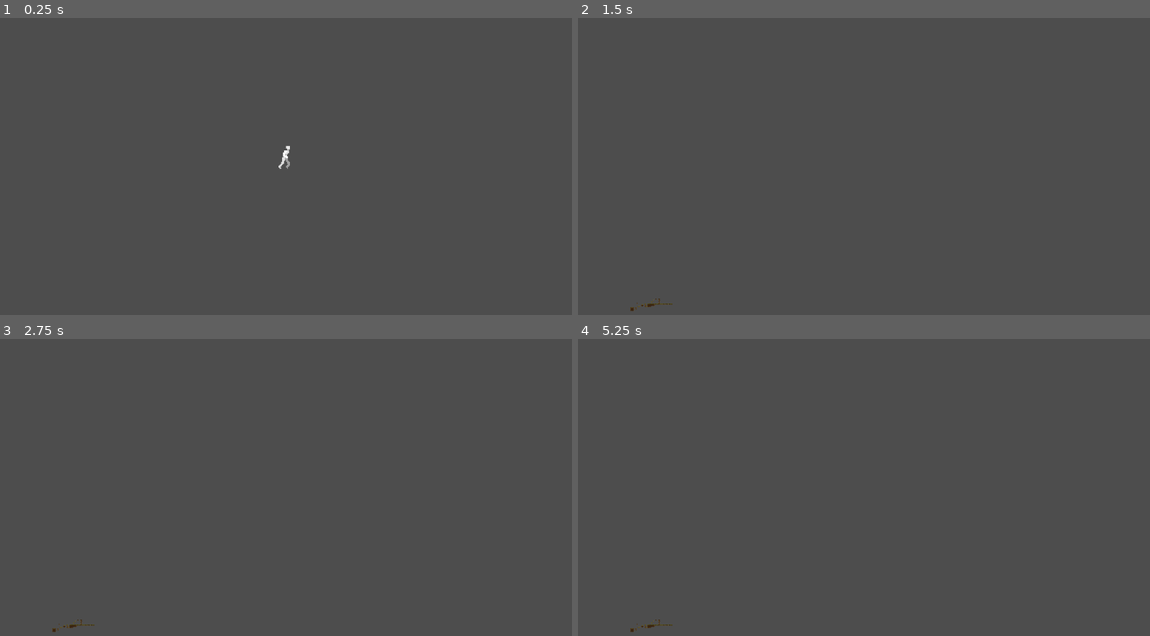
Above: before the commit, frames 1-4 (two rows, left to right).
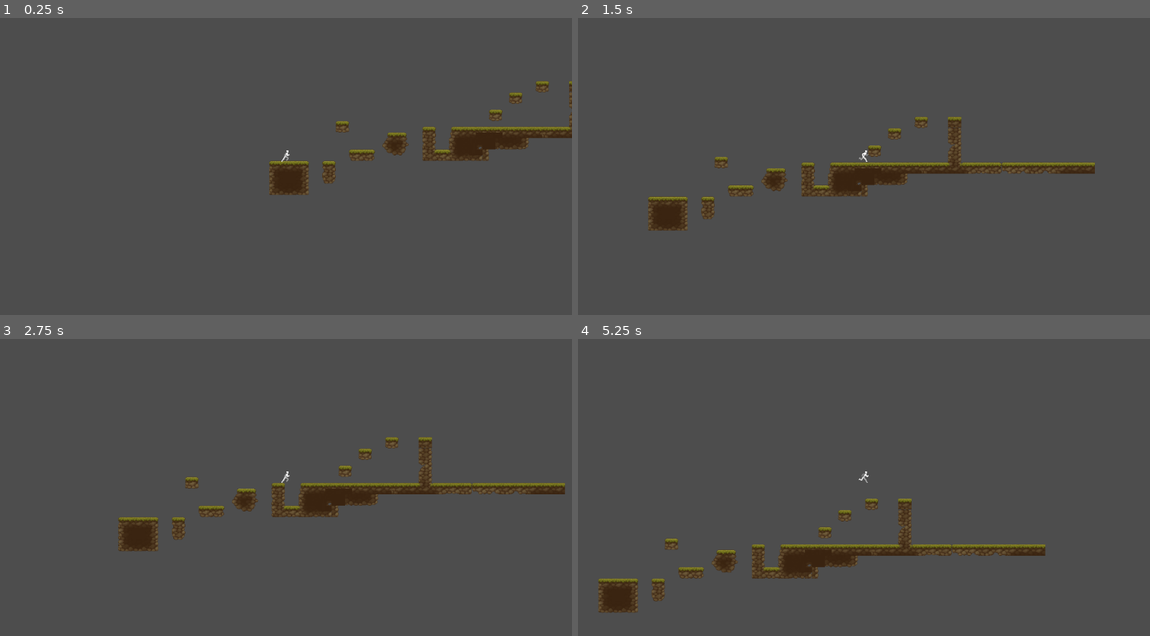
Above: after the commit, the same moments.

Repository: 20Cuneyt10/Loop
Game: Godot game, scene res://Scenes/Main.tscn
Same seed, same stepped clock (60 frames per second), same inputs: the game is played once before the commit and once after it.
Inputs:
- Up to frame 1 (0.25 s): no input
- Up to frame 2 (1.5 s): tap Enter (ui_accept) at 0.5, 0.77 s; hold Right (ui_right) from 0.53 s (still down)
- Up to frame 3 (2.75 s): tap Enter (ui_accept) at 1.52 s; release Right (ui_right) at 2.03 s; hold Left (ui_left) from 2.03 s (still down)
- Up to frame 4 (5.25 s): release Left (ui_left) at 2.78 s; hold Right (ui_right) 2.78-4.28 s; tap Enter (ui_accept) at 3.02, 3.5, 3.77, 4.52 s; hold Left (ui_left) 4.28-5.03 s; hold Right (ui_right) from 5.03 s (still down)

The runs differ from the first frame. In frame 1, 3.7% of the frame differs, in the area x 47-100%, y 21-60%; in frame 2, 4.9%; in frame 3, 5.0%, in the area x 9-99%, y 33-99%; in frame 4, 4.9%.

Commit message:
Oyun tamamlanmadı :)

Diff:
--- a/Codes/Player.gd
+++ b/Codes/Player.gd
@@ -1,11 +1,12 @@
 extends CharacterBody2D
 
 
-const SPEED = 300.0
+const SPEED = 150.0
 const JUMP_VELOCITY = -400.0
-
+@onready var animation_player = $Sprite2D/AnimationPlayer as AnimationPlayer
 
 func _physics_process(delta: float) -> void:
+	animation_player.play("Run")
 	# Add the gravity.
 	if not is_on_floor():
 		velocity += get_gravity() * delta
@@ -22,7 +23,7 @@
 	else:
 		velocity.x = move_toward(velocity.x, 0, SPEED)
 	if position.y > 800 :
-		queue_free()
+		get_tree().reload_current_scene()
 	print(velocity.y)
 	print(velocity.x)
 
--- a/Scenes/Floor.tscn
+++ b/Scenes/Floor.tscn
@@ -1,9 +1,6 @@
-[gd_scene load_steps=5 format=4 uid="uid://d1p1yo827ol4u"]
+[gd_scene load_steps=17 format=4 uid="uid://d1p1yo827ol4u"]
 
 [ext_resource type="Texture2D" uid="uid://2n024mffs15o" path="res://Textures/TX Tileset Ground.png" id="2_forq7"]
-
-[sub_resource type="RectangleShape2D" id="RectangleShape2D_hs8ly"]
-size = Vector2(96, 34)
 
 [sub_resource type="TileSetAtlasSource" id="TileSetAtlasSource_hp6cg"]
 texture = ExtResource("2_forq7")
@@ -670,12 +667,47 @@
 [sub_resource type="TileSet" id="TileSet_e2nk5"]
 sources/0 = SubResource("TileSetAtlasSource_hp6cg")
 
+[sub_resource type="RectangleShape2D" id="RectangleShape2D_v07tb"]
+size = Vector2(32, 64)
+
+[sub_resource type="RectangleShape2D" id="RectangleShape2D_vtoqu"]
+size = Vector2(60, 33)
+
+[sub_resource type="RectangleShape2D" id="RectangleShape2D_8pyqe"]
+size = Vector2(33, 34)
+
+[sub_resource type="RectangleShape2D" id="RectangleShape2D_hs8ly"]
+size = Vector2(97, 91)
+
+[sub_resource type="RectangleShape2D" id="RectangleShape2D_n40f1"]
+size = Vector2(63, 69)
+
+[sub_resource type="RectangleShape2D" id="RectangleShape2D_dp6xh"]
+size = Vector2(30, 97)
+
+[sub_resource type="RectangleShape2D" id="RectangleShape2D_sm533"]
+size = Vector2(129, 31)
+
+[sub_resource type="RectangleShape2D" id="RectangleShape2D_q52hj"]
+size = Vector2(186, 68)
+
+[sub_resource type="RectangleShape2D" id="RectangleShape2D_tdbb0"]
+size = Vector2(449, 34)
+
+[sub_resource type="RectangleShape2D" id="RectangleShape2D_qrg6x"]
+size = Vector2(36, 34)
+
+[sub_resource type="RectangleShape2D" id="RectangleShape2D_clqsx"]
+size = Vector2(34, 33)
+
+[sub_resource type="RectangleShape2D" id="RectangleShape2D_ovs0q"]
+size = Vector2(33, 35)
+
+[sub_resource type="RectangleShape2D" id="RectangleShape2D_jbi2e"]
+size = Vector2(36, 131)
+
 [node name="Floor" type="StaticBody2D"]
 position = Vector2(87, 30)
-metadata/_edit_group_ = true
-
-[node name="Hitbox" type="CollisionShape2D" parent="."]
-shape = SubResource("RectangleShape2D_hs8ly")
 
 [node name="TileMapLayer" type="TileMapLayer" parent="."]
 tile_map_data = PackedByteArray("AAD9//7/AAAAAAAAAAD9////AAAAAAEAAAD9/wAAAAAAAAIAAAD9/wEAAAAAAAMAAAD9/wIAAAAAAAQAAAD9/w …(3632 unchanged characters)…
@@ -683,3 +715,55 @@
 
 [node name="TileMapLayer" type="TileMapLayer" parent="TileMapLayer"]
 tile_set = SubResource("TileSet_e2nk5")
+
+[node name="CollisionShape2D" type="CollisionShape2D" parent="."]
+position = Vector2(96, 0)
+shape = SubResource("RectangleShape2D_v07tb")
+
+[node name="CollisionShape2D2" type="CollisionShape2D" parent="."]
+position = Vector2(176, -46.5)
+shape = SubResource("RectangleShape2D_vtoqu")
+
+[node name="CollisionShape2D3" type="CollisionShape2D" parent="."]
+position = Vector2(126.5, -127)
+shape = SubResource("RectangleShape2D_8pyqe")
+
+[node name="Hitbox" type="CollisionShape2D" parent="."]
+position = Vector2(0.5, 15.5)
+shape = SubResource("RectangleShape2D_hs8ly")
+
+[node name="CollisionShape2D4" type="CollisionShape2D" parent="."]
+position = Vector2(256.5, -79.5)
+shape = SubResource("RectangleShape2D_n40f1")
+
+[node name="CollisionShape2D5" type="CollisionShape2D" parent="."]
+position = Vector2(336, -79.5)
+shape = SubResource("RectangleShape2D_dp6xh")
+
+[node name="CollisionShape2D6" type="CollisionShape2D" parent="."]
+position = Vector2(414.5, -47.5)
+shape = SubResource("RectangleShape2D_sm533")
+
+[node name="CollisionShape2D7" type="CollisionShape2D" parent="."]
+position = Vector2(483, -96)
+shape = SubResource("RectangleShape2D_q52hj")
+
+[node name="CollisionShape2D8" type="CollisionShape2D" parent="."]
+position = Vector2(798.5, -113)
+shape = SubResource("RectangleShape2D_tdbb0")
+
+[node name="CollisionShape2D9" type="CollisionShape2D" parent="."]
+position = Vector2(496, -161)
+shape = SubResource("RectangleShape2D_qrg6x")
+
+[node name="CollisionShape2D10" type="CollisionShape2D" parent="."]
+position = Vector2(543, -209.5)
+shape = SubResource("RectangleShape2D_clqsx")
+
+[node name="CollisionShape2D11" type="CollisionShape2D" parent="."]
+position = Vector2(606.5, -240.5)
+shape = SubResource("RectangleShape2D_ovs0q")
+
+[node name="CollisionShape2D12" type="CollisionShape2D" parent="."]
+position = Vector2(688, -192.5)
+shape = SubResource("RectangleShape2D_jbi2e")
--- a/Scenes/Main.tscn
+++ b/Scenes/Main.tscn
@@ -8,12 +8,12 @@
 
 [node name="Floor" parent="." instance=ExtResource("2_ou2um")]
 position = Vector2(109, 635)
-scale = Vector2(0.0794046, 0.0800003)
+scale = Vector2(0.279855, 0.24)
 script = ExtResource("3_1tr6y")
 
 [node name="Player" parent="." instance=ExtResource("1_6aelf")]
-position = Vector2(109, 107)
-scale = Vector2(0.0794046, 0.0800003)
+position = Vector2(107, 617)
+scale = Vector2(0.04, 0.041)
 
 [node name="Camera2D" type="Camera2D" parent="Player"]
 zoom = Vector2(3, 3)
--- a/Scenes/Player.tscn
+++ b/Scenes/Player.tscn
@@ -6,8 +6,8 @@
 [sub_resource type="RectangleShape2D" id="RectangleShape2D_3rw67"]
 size = Vector2(112, 193)
 
-[sub_resource type="Animation" id="Animation_13o0q"]
-resource_name = "Run"
+[sub_resource type="Animation" id="Animation_yimb0"]
+length = 0.8
 step = 0.0
 tracks/0/type = "value"
 tracks/0/imported = false
@@ -22,8 +22,10 @@
 "values": [0, 1, 2, 3, 4, 5, 6]
 }
 
-[sub_resource type="Animation" id="Animation_yimb0"]
-length = 0.001
+[sub_resource type="Animation" id="Animation_13o0q"]
+resource_name = "Run"
+length = 0.8
+step = 0.0
 tracks/0/type = "value"
 tracks/0/imported = false
 tracks/0/enabled = true
@@ -31,10 +33,10 @@
 tracks/0/interp = 1
 tracks/0/loop_wrap = true
 tracks/0/keys = {
-"times": PackedFloat32Array(0),
-"transitions": PackedFloat32Array(1),
+"times": PackedFloat32Array(0.1, 0.2, 0.3, 0.4, 0.5, 0.6, 0.7),
+"transitions": PackedFloat32Array(1, 1, 1, 1, 1, 1, 1),
 "update": 1,
-"values": [0]
+"values": [0, 1, 2, 3, 4, 5, 6]
 }
 
 [sub_resource type="AnimationLibrary" id="AnimationLibrary_sv213"]
@@ -54,6 +56,7 @@
 [node name="Sprite2D" type="Sprite2D" parent="."]
 texture = ExtResource("1_3fhqw")
 hframes = 10
+frame = 6
 
 [node name="AnimationPlayer" type="AnimationPlayer" parent="Sprite2D"]
 libraries = {
